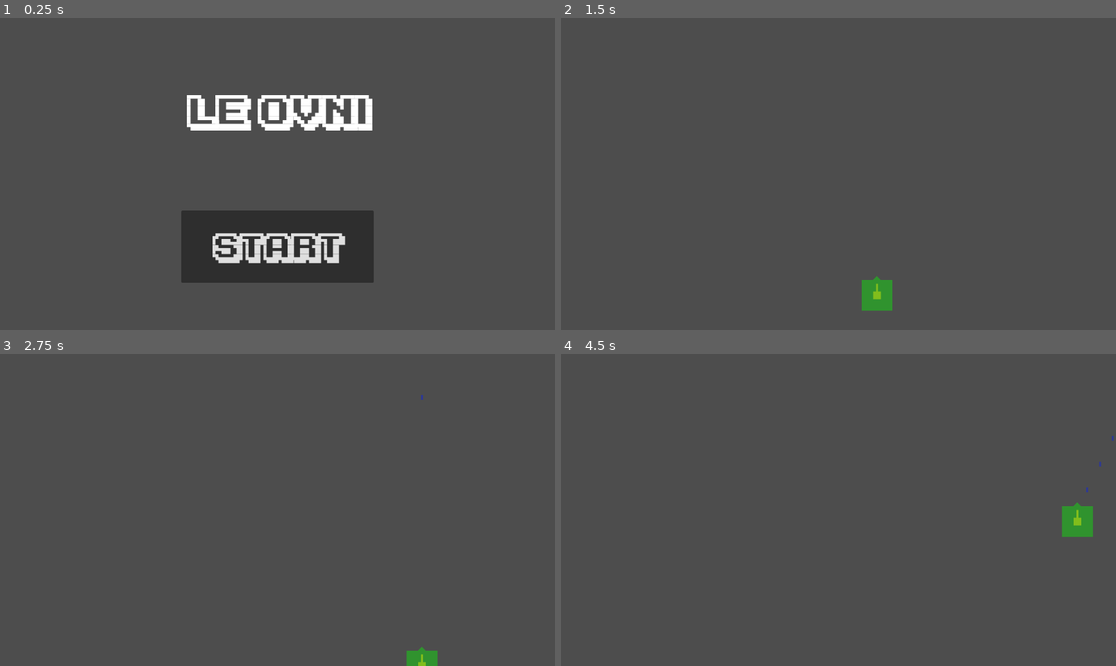
Above: before the commit, frames 1-4 (two rows, left to right).
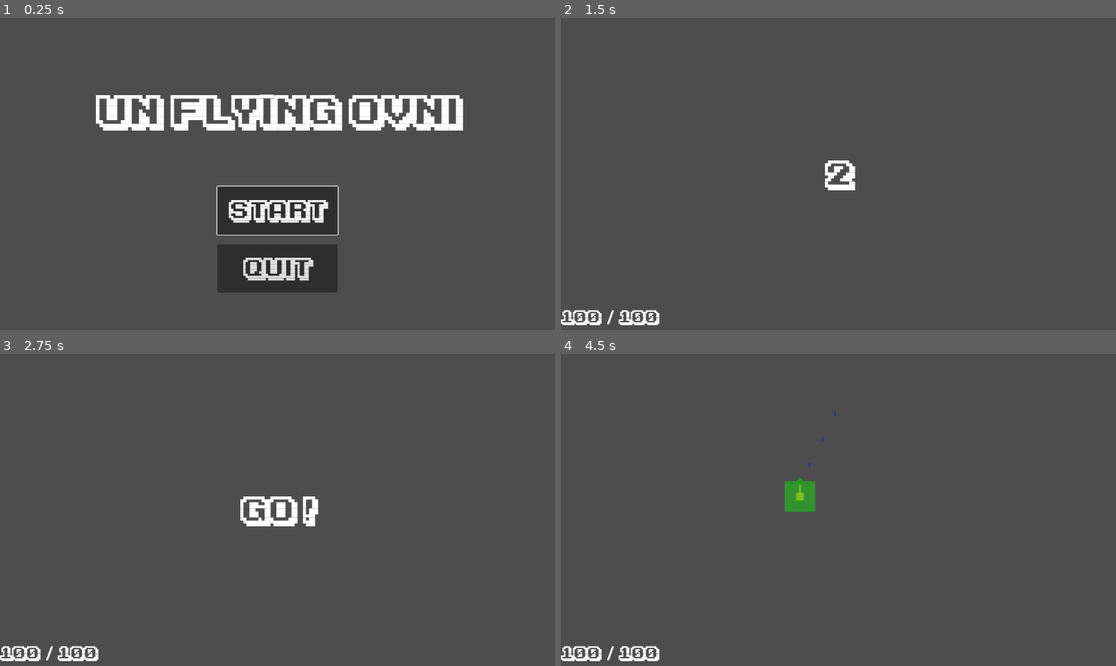
Above: after the commit, the same moments.

Repository: mmyumu/OVNI-godot
Game: Godot game, scene res://menu.tscn
Two runs of this game, one before a commit and one after it. Both use one fixed random seed, a clock stepped at 60 frames per second and the inputs below.
Inputs (mouse positions are in pixels of both pictures, inside the frame that each line leads up to):
- Up to frame 1 (0.25 s): no input
- Up to frame 2 (1.5 s): click "Start" at 0.5 s; tap Enter (start_play, bound only after the commit) at 1.25, 1.35 s; move the mouse to (960, 158) at 1.27 s; hold Right (move_right) from 1.28 s (still down); click (960, 158) at 1.42 s
- Up to frame 3 (2.75 s): move the mouse to (166, 525) at 2.02 s; release Right (move_right) at 2.03 s; hold Down (move_down) from 2.03 s (still down); tap Space (shoot) at 2.1 s; tap Enter (start_play, bound only after the commit) at 2.3 s
- Up to frame 4 (4.5 s): move the mouse to (894, 441) at 2.77 s; release Down (move_down) at 2.78 s; hold Right (move_right) 2.78-3.53 s; tap Enter (start_play, bound only after the commit) at 2.85, 3.6 s; move the mouse to (810, 572) at 3.52 s; hold Up (move_up) 3.53-4.28 s; click (810, 572) at 3.67 s; move the mouse to (1005, 556) at 4.27 s; hold Left (move_left) from 4.28 s (still down); hold Space (shoot) from 4.28 s (still down)

The runs differ from the first frame. In frame 1, 12% of the frame differs, in the area x 17-84%, y 24-88%; in frame 2, 1.4%; in frame 3, 1.7%; in frame 4, 1.7%.
Error after the commit: Parse Error: Expected indented block after function declaration. (res://StartLabel.gd:5)

Commit message:
Add timer before start stage, add quit button

Diff:
--- /dev/null
+++ b/StartLabel.gd
@@ -0,0 +1,15 @@
+extends Label
+
+
+# Called when the node enters the scene tree for the first time.
+func _ready():
+#	print(GlobalVariables.input_type)
+#	var input_events = InputMap.action_get_events("start_play")
+#	for input_event in input_events:
+#		if input_event is InputEventJoypadButton:
+#			print(input_event)
+
+
+# Called every frame. 'delta' is the elapsed time since the previous frame.
+func _process(delta):
+	pass
--- /dev/null
+++ b/enemies/enemy1.tscn
@@ -0,0 +1,13 @@
+[gd_scene load_steps=2 format=3 uid="uid://c608eymfujioj"]
+
+[sub_resource type="RectangleShape2D" id="RectangleShape2D_w04ol"]
+size = Vector2(6, 6)
+
+[node name="Enemy" type="Area2D"]
+
+[node name="Polygon2D" type="Polygon2D" parent="."]
+color = Color(1, 0, 0, 0.392157)
+polygon = PackedVector2Array(3, 3, 2, 2, 1, 2, 1, 3, -1, 3, -1, 2, -2, 2, -3, 3, -3, 0, -2, -1, -3, -2, -2, -2, -1, -2, 0, -3, 1, -2, 3, -2, 2, -1, 3, 0)
+
+[node name="CollisionShape2D" type="CollisionShape2D" parent="."]
+shape = SubResource("RectangleShape2D_w04ol")
--- /dev/null
+++ b/global_variables.gd
@@ -0,0 +1,49 @@
+extends Node
+
+var input_type = "joypad"
+
+# Called when the node enters the scene tree for the first time.
+func _ready():
+	pass
+#	set_process_input(true)
+#	guess_input_device()
+
+
+# Called every frame. 'delta' is the elapsed time since the previous frame.
+func _process(delta):
+	pass
+#	guess_input_device()
+#	var actions = InputMap.get_actions()
+#
+#	for action in actions:
+#		Input.
+#		InputEvent.is_act
+
+#	if Input.is_anything_pressed():
+#		var actions = InputMap.get_actions()
+#
+#		for action in actions:
+#			print(action)
+#			var input_events = InputMap.action_get_events(action)
+#			Input.is_action_pressed()
+#			if input_events.is
+#			print(input_events)
+#		if Input.is_joy_button_pressed():
+#			print("joy")
+#		if Input.is_key_pressed():
+#			print("key")
+#		var devices = Input.get_connected_joypads()
+#		for device in devices:
+#			print("device: ", device)
+
+
+#func guess_input_device():
+#	if Input.is_anything_pressed():
+#		var actions = InputMap.get_actions()
+#
+#
+#		for action in actions:
+#			var input_events = InputMap.action_get_events(action)
+#			for input_event in input_events:
+#				if input_event.is_pressed():
+#					print("action: %s, input_event: %s" % [action, input_event])
--- /dev/null
+++ b/global_variables.tscn
@@ -0,0 +1,6 @@
+[gd_scene load_steps=2 format=3 uid="uid://cioda1hvm28vg"]
+
+[ext_resource type="Script" path="res://global_variables.gd" id="1_cnygq"]
+
+[node name="GlobalVariables" type="Node"]
+script = ExtResource("1_cnygq")
--- /dev/null
+++ b/hud.gd
@@ -0,0 +1,23 @@
+extends CanvasLayer
+
+signal start_play
+
+# Called when the node enters the scene tree for the first time.
+func _ready():
+	$StartPlay/StartTimer.start()
+
+
+# Called every frame. 'delta' is the elapsed time since the previous frame.
+func _process(delta):
+	update_start_play()
+
+func update_start_play():
+	if $StartPlay/StartTimer.time_left < 1:
+		$StartPlay/StartLabel.text = "Go !"
+	else:
+		$StartPlay/StartLabel.text = str(int($StartPlay/StartTimer.time_left))
+
+
+func _on_start_timer_timeout():
+	$StartPlay/StartLabel.hide()
+	start_play.emit()
--- a/hud.tscn
+++ b/hud.tscn
@@ -1,3 +1,75 @@
-[gd_scene format=3 uid="uid://csrjim7erxwl"]
+[gd_scene load_steps=4 format=3 uid="uid://csrjim7erxwl"]
+
+[ext_resource type="FontFile" uid="uid://cu1gycbn7rgh1" path="res://fonts/ka1.ttf" id="1_04pe5"]
+[ext_resource type="Script" path="res://hud.gd" id="1_6pjce"]
+[ext_resource type="Script" path="res://StartLabel.gd" id="2_qtv1r"]
 
 [node name="HUD" type="CanvasLayer"]
+process_mode = 2
+script = ExtResource("1_6pjce")
+
+[node name="HP" type="Node" parent="."]
+
+[node name="HPLabel" type="Label" parent="HP"]
+anchors_preset = 2
+anchor_top = 1.0
+anchor_bottom = 1.0
+offset_top = -45.0
+offset_right = 81.0
+grow_vertical = 0
+theme_override_fonts/font = ExtResource("1_04pe5")
+theme_override_font_sizes/font_size = 32
+text = "0"
+horizontal_alignment = 2
+
+[node name="HPSeparatorLabel" type="Label" parent="HP"]
+anchors_preset = 2
+anchor_top = 1.0
+anchor_bottom = 1.0
+offset_left = 95.0
+offset_top = -55.0
+offset_right = 115.0
+offset_bottom = 3.0
+grow_vertical = 0
+theme_override_font_sizes/font_size = 40
+text = "/"
+
+[node name="MaxHPLabel" type="Label" parent="HP"]
+anchors_preset = 2
+anchor_top = 1.0
+anchor_bottom = 1.0
+offset_left = 120.0
+offset_top = -45.0
+offset_right = 201.0
+grow_vertical = 0
+theme_override_fonts/font = ExtResource("1_04pe5")
+theme_override_font_sizes/font_size = 32
+text = "0
+"
+
+[node name="StartPlay" type="Node" parent="."]
+
+[node name="StartLabel" type="Label" parent="StartPlay"]
+anchors_preset = 8
+anchor_left = 0.5
+anchor_top = 0.5
+anchor_right = 0.5
+anchor_bottom = 0.5
+offset_left = -115.5
+offset_top = -11.5
+offset_right = 115.5
+offset_bottom = 11.5
+grow_horizontal = 2
+grow_vertical = 2
+theme_override_fonts/font = ExtResource("1_04pe5")
+theme_override_font_sizes/font_size = 64
+text = "Time left"
+horizontal_alignment = 1
+script = ExtResource("2_qtv1r")
+theme_override_font_sizes/font_size = 64
+
+[node name="StartTimer" type="Timer" parent="StartPlay"]
+wait_time = 3.0
+one_shot = true
+
+[connection signal="timeout" from="StartPlay/StartTimer" to="." method="_on_start_timer_timeout"]
--- a/main_stage.gd
+++ b/main_stage.gd
@@ -3,12 +3,16 @@
 
 # Called when the node enters the scene tree for the first time.
 func _ready():
-	pass # Replace with function body.
+	get_tree().paused = true
+	update_hp()
+	$Player.hide()
+#	$StartTimer.start()
 
 
 # Called every frame. 'delta' is the elapsed time since the previous frame.
 func _process(delta):
 	pass
+#	$HUD.update_start_play()
 
 
 func _on_player_shoot(projectile, direction, location):
@@ -17,3 +21,16 @@
 	spawned_projectile.rotation = direction
 	spawned_projectile.position = location
 	spawned_projectile.velocity = spawned_projectile.velocity.rotated(direction)
+
+func update_hp():
+	$HUD/HP/HPLabel.text = str($Player.hp)
+	$HUD/HP/MaxHPLabel.text = str($Player.max_hp)
+
+
+#func _on_start_timer_timeout():
+#	$HUD.start_play()
+
+
+func _on_hud_start_play():
+	$Player.show()
+	get_tree().paused = false
--- a/main_stage.tscn
+++ b/main_stage.tscn
@@ -13,3 +13,4 @@
 [node name="HUD" parent="." instance=ExtResource("3_ww8p0")]
 
 [connection signal="shoot" from="Player" to="." method="_on_player_shoot"]
+[connection signal="start_play" from="HUD" to="." method="_on_hud_start_play"]
--- a/menu.gd
+++ b/menu.gd
@@ -3,7 +3,7 @@
 
 # Called when the node enters the scene tree for the first time.
 func _ready():
-	pass # Replace with function body.
+	$StartButton.grab_focus()
 
 
 # Called every frame. 'delta' is the elapsed time since the previous frame.
@@ -11,5 +11,9 @@
 	pass
 
 
-func _on_button_pressed():
+func _on_start_button_pressed():
 	get_tree().change_scene_to_file("res://main_stage.tscn")
+
+
+func _on_quit_button_pressed():
+	get_tree().quit()
--- a/menu.tscn
+++ b/menu.tscn
@@ -17,24 +17,47 @@
 grow_horizontal = 2
 theme_override_fonts/font = ExtResource("1_bqasl")
 theme_override_font_sizes/font_size = 76
-text = "Le OVNI"
+text = "Un Flying OVNI"
 
-[node name="Button" type="Button" parent="."]
+[node name="StartButton" type="Button" parent="."]
 anchors_preset = 7
 anchor_left = 0.5
 anchor_top = 1.0
 anchor_right = 0.5
 anchor_bottom = 1.0
-offset_left = -200.0
-offset_top = -248.0
-offset_right = 200.0
-offset_bottom = -98.0
+offset_left = -125.0
+offset_top = -298.0
+offset_right = 125.0
+offset_bottom = -198.0
 grow_horizontal = 2
 grow_vertical = 0
 size_flags_horizontal = 4
 size_flags_vertical = 4
+focus_neighbor_bottom = NodePath("../QuitButton")
 theme_override_fonts/font = ExtResource("1_bqasl")
-theme_override_font_sizes/font_size = 64
+theme_override_font_sizes/font_size = 48
 text = "Start"
 
-[connection signal="pressed" from="Button" to="." method="_on_button_pressed"]
+[node name="QuitButton" type="Button" parent="."]
+anchors_preset = 7
+anchor_left = 0.5
+anchor_top = 1.0
+anchor_right = 0.5
+anchor_bottom = 1.0
+offset_left = -125.0
+offset_top = -178.0
+offset_right = 125.0
+offset_bottom = -78.0
+grow_horizontal = 2
+grow_vertical = 0
+size_flags_horizontal = 4
+size_flags_vertical = 4
+focus_neighbor_top = NodePath("../StartButton")
+theme_override_fonts/font = ExtResource("1_bqasl")
+theme_override_font_sizes/font_size = 48
+text = "Quit"
+
+[connection signal="pressed" from="StartButton" to="." method="_on_button_pressed"]
+[connection signal="pressed" from="StartButton" to="." method="_on_start_button_pressed"]
+[connection signal="pressed" from="QuitButton" to="." method="_on_button_pressed"]
+[connection signal="pressed" from="QuitButton" to="." method="_on_quit_button_pressed"]
--- a/player.gd
+++ b/player.gd
@@ -1,6 +1,8 @@
 extends Area2D
 
 @export var speed = 400
+@export var hp = 100
+@export var max_hp = 100
 
 var screen_size: Vector2
 
--- a/project.godot
+++ b/project.godot
@@ -15,8 +15,20 @@
 config/features=PackedStringArray("4.1", "Forward Plus")
 config/icon="res://icon.svg"
 
+[autoload]
+
+GlobalVariables="*res://global_variables.tscn"
+
 [input]
 
+ui_accept={
+"deadzone": 0.5,
+"events": [Object(InputEventKey,"resource_local_to_scene":false,"resource_name":"","device":0,"window_id":0,"alt_pressed":false,"shift_pressed":false,"ctrl_pressed":false,"meta_pressed":false,"pressed":false,"keycode":4194309,"physical_keycode":0,"key_label":0,"unicode":0,"echo":false,"script":null)
+, Object(InputEventKey,"resource_local_to_scene":false,"resource_name":"","device":0,"window_id":0,"alt_pressed":false,"shift_pressed":false,"ctrl_pressed":false,"meta_pressed":false,"pressed":false,"keycode":4194310,"physical_keycode":0,"key_label":0,"unicode":0,"echo":false,"script":null)
+, Object(InputEventKey,"resource_local_to_scene":false,"resource_name":"","device":0,"window_id":0,"alt_pressed":false,"shift_pressed":false,"ctrl_pressed":false,"meta_pressed":false,"pressed":false,"keycode":32,"physical_keycode":0,"key_label":0,"unicode":32,"echo":false,"script":null)
+, Object(InputEventJoypadButton,"resource_local_to_scene":false,"resource_name":"","device":-1,"button_index":0,"pressure":0.0,"pressed":true,"script":null)
+]
+}
 move_left={
 "deadzone": 0.5,
 "events": [Object(InputEventKey,"resource_local_to_scene":false,"resource_name":"","device":-1,"window_id":0,"alt_press …(182 unchanged characters)…
@@ -52,13 +64,9 @@
 , Object(InputEventJoypadMotion,"resource_local_to_scene":false,"resource_name":"","device":-1,"axis":5,"axis_value":1.0,"script":null)
 ]
 }
-rotate_left={
+start_play={
 "deadzone": 0.5,
-"events": [Object(InputEventJoypadMotion,"resource_local_to_scene":false,"resource_name":"","device":-1,"axis":2,"axis_value":-1.0,"script":null)
+"events": [Object(InputEventKey,"resource_local_to_scene":false,"resource_name":"","device":-1,"window_id":0,"alt_pressed":false,"shift_pressed":false,"ctrl_pressed":false,"meta_pressed":false,"pressed":false,"keycode":0,"physical_keycode":4194309,"key_label":0,"unicode":0,"echo":false,"script":null)
+, Object(InputEventJoypadButton,"resource_local_to_scene":false,"resource_name":"","device":-1,"button_index":6,"pressure":0.0,"pressed":true,"script":null)
 ]
 }
-rotate_right={
-"deadzone": 0.5,
-"events": [Object(InputEventJoypadMotion,"resource_local_to_scene":false,"resource_name":"","device":-1,"axis":2,"axis_value":1.0,"script":null)
-]
-}
--- a/turret.gd
+++ b/turret.gd
@@ -7,8 +7,10 @@
 #var rotation_direction = 0
 var rs_look = Vector2.ZERO
 var deadzone = 0.3
+var previous_rs_look
 
 var projectile = preload("res://projectile.tscn")
+
 
 signal shoot(projectile, direction, location)
 
@@ -22,11 +24,7 @@
 	rs_look.y = Input.get_joy_axis(0, JOY_AXIS_RIGHT_X)
 	rs_look.x = -Input.get_joy_axis(0, JOY_AXIS_RIGHT_Y)
 	if rs_look.length() >= deadzone:
-		rotation = lerp(rotation, rs_look.angle(), 0.3)
-#		rotation = rs_look.angle()
-#	rotation_direction = Input.get_axis("rotate_left", "rotate_right")
-#	rotation += rotation_direction * rotation_speed * delta
-
+		rotation = lerp_angle(rotation, rs_look.angle(), 0.05)
 	check_shoot(delta)
 
 
--- a/turret.tscn
+++ b/turret.tscn
@@ -4,11 +4,13 @@
 
 [node name="Turret" type="Area2D"]
 script = ExtResource("1_4qfjp")
-rotation_speed = 5.0
 
 [node name="Polygon2D" type="Polygon2D" parent="."]
 color = Color(1, 1, 0, 0.392157)
 polygon = PackedVector2Array(8, 8, -8, 8, -8, -8, -2, -8, -2, -24, 2, -24, 2, -8, 8, -8)
 
-[node name="CannonMouth" type="Area2D" parent="."]
+[node name="CannonMouth2" type="Area2D" parent="."]
 position = Vector2(0, -26)
+
+[node name="CannonMouth" type="Marker2D" parent="."]
+position = Vector2(0, -26)
